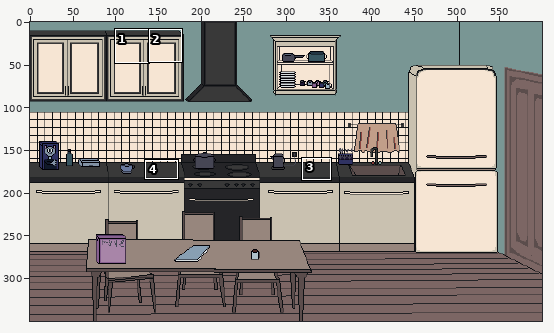
Pixel-art file, stored at art_resources/backgrounds/Kitchen.aseprite. The first picture is a wide view before the edit; the outline marks the close-up.
Close-up. Before the edit:
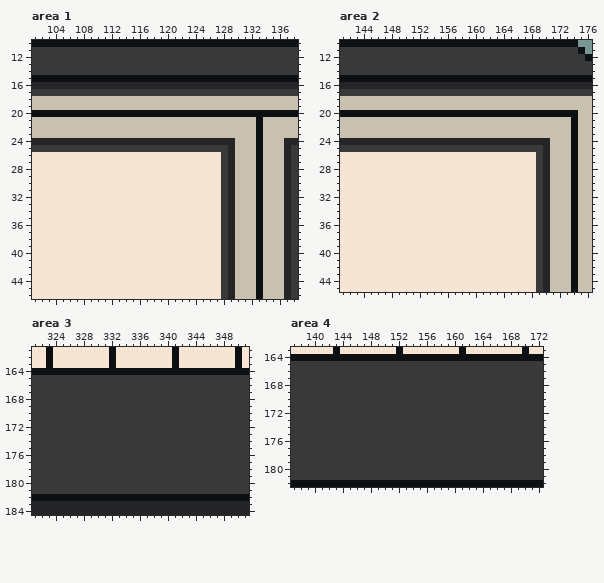
600x350 pixels, 1 frame. Colours within 5 levels of each other are drawn and written as one. Shown: area 1: x 101..138, y 10..46; area 2: x 141..176, y 10..45; area 3: x 321..351, y 161..184; area 4: x 137..172, y 163..182. The commit also changed other parts of the picture, which this record leaves out.
The same view after the edit:
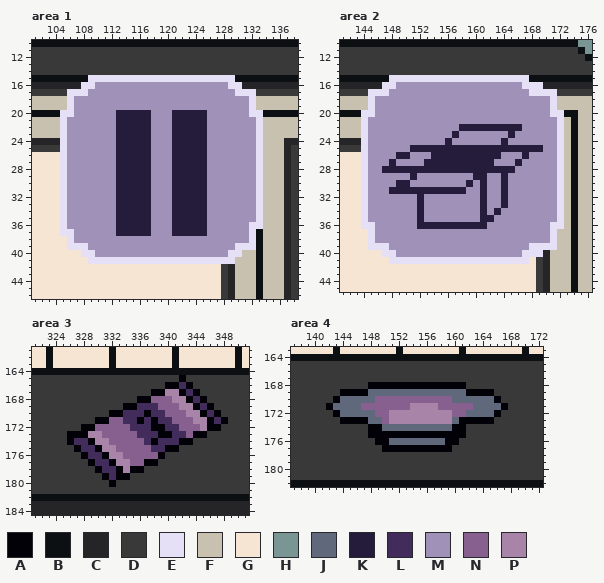
Palette (. is transparent): A #020107  B #0d1013  C #252528  D #393939  E #e5e0f6  F #c9c1b0  G #f6e5d3  H #799694  J #60697b  K #251c3c  L #422c5b  M #a091b8  N #876090  P #a885a8
From old to new:
layer "Завтрак" added
layer "Шоколадка" added
layer "Интерфейс" added
Area 1, layer "Интерфейс":
y 15: x 109..129 BBBBBBBBBBBBBBBBBBBBB -> EEEEEEEEEEEEEEEEEEEEE
y 16: x 108..130 CCCCCCCCCCCCCCCCCCCCCCC -> EEMMMMMMMMMMMMMMMMMMMEE
y 17: x 106..132 DDDDDDDDDDDDDDDDDDDDDDDDDDD -> EEEMMMMMMMMMMMMMMMMMMMMMEEE
y 18..19: x 106..132 FFFFFFFFFFFFFFFFFFFFFFFFFFF -> EMMMMMMMMMMMMMMMMMMMMMMMMME
y 20: x 105..133 BBBBBBBBBBBBBBBBBBBBBBBBBBBBB -> EEMMMMMMKKKKKMMMKKKKKMMMMMMEE
y 21..23: x 105..133 FFFFFFFFFFFFFFFFFFFFFFFFFFFFB -> EMMMMMMMKKKKKMMMKKKKKMMMMMMME
y 24: x 105..133 CCCCCCCCCCCCCCCCCCCCCCCCCFFFB -> EMMMMMMMKKKKKMMMKKKKKMMMMMMME
y 25: x 105..133 DDDDDDDDDDDDDDDDDDDDDDDDCFFFB -> EMMMMMMMKKKKKMMMKKKKKMMMMMMME
y 26..35: x 105..133 GGGGGGGGGGGGGGGGGGGGGGGDCFFFB -> EMMMMMMMKKKKKMMMKKKKKMMMMMMME
y 36: x 105..133 GGGGGGGGGGGGGGGGGGGGGGGDCFFFB -> EMMMMMMMKKKKKMMMKKKKKMMMMMMEE
y 37: x 105..132 GGGGGGGGGGGGGGGGGGGGGGGDCFFF -> EEMMMMMMKKKKKMMMKKKKKMMMMMME
y 38: x 106..132 GGGGGGGGGGGGGGGGGGGGGGDCFFF -> EMMMMMMMMMMMMMMMMMMMMMMMMME
y 39: x 106..132 GGGGGGGGGGGGGGGGGGGGGGDCFFF -> EEEMMMMMMMMMMMMMMMMMMMMMEEE
y 40: x 108..130 GGGGGGGGGGGGGGGGGGGGDCF -> EEMMMMMMMMMMMMMMMMMMMEE
y 41: x 109..129 GGGGGGGGGGGGGGGGGGGDC -> EEEEEEEEEEEEEEEEEEEEE
Area 2, layer "Интерфейс":
y 15: x 148..167 BBBBBBBBBBBBBBBBBBBB -> EEEEEEEEEEEEEEEEEEEE
y 16: x 147..169 CCCCCCCCCCCCCCCCCCCCCCC -> EEMMMMMMMMMMMMMMMMMMEEE
y 17: x 145..171 DDDDDDDDDDDDDDDDDDDDDDDDDDD -> EEEMMMMMMMMMMMMMMMMMMMMEEEE
y 18..19: x 145..171 FFFFFFFFFFFFFFFFFFFFFFFFFFF -> EMMMMMMMMMMMMMMMMMMMMMMMMME
y 20: x 144..172 BBBBBBBBBBBBBBBBBBBBBBBBBBBBB -> EEMMMMMMMMMMMMMMMMMMMMMMMMMEE
y 21: x 144..172 FFFFFFFFFFFFFFFFFFFFFFFFFFFFF -> EMMMMMMMMMMMMMMMMMMMMMMMMMMME
y 22: x 144..172 FFFFFFFFFFFFFFFFFFFFFFFFFFFFF -> EMMMMMMMMMMMMMKKKKKKKKKMMMMME
y 23: x 144..172 FFFFFFFFFFFFFFFFFFFFFFFFFFFFF -> EMMMMMMMMMMMMKMMMMMMMKMMMMMME
y 24: x 144..172 CCCCCCCCCCCCCCCCCCCCCCCCCCCFF -> EMMMMMMMMMMMKMMMMMMMKMMMMMMME
y 25: x 144..172 DDDDDDDDDDDDDDDDDDDDDDDDDDCFF -> EMMMMMMKKKKKKKKKKKKKKKKKKKMME
y 26: x 144..172 GGGGGGGGGGGGGGGGGGGGGGGGGDCFF -> EMMMMKKMMMKKKKKKKKKKMMMKMMMME
y 27: x 144..172 GGGGGGGGGGGGGGGGGGGGGGGGGDCFF -> EMMMKMMMMKKKKKKKKKKMMMKMMMMME
y 28: x 144..172 GGGGGGGGGGGGGGGGGGGGGGGGGDCFF -> EMMKKKKKKKKKKKKKKKKKKKMMMMMME
y 29: x 144..172 GGGGGGGGGGGGGGGGGGGGGGGGGDCFF -> EMMMMMMKMMMMMMMMKKMMKMMMMMMME
y 30: x 144..172 GGGGGGGGGGGGGGGGGGGGGGGGGDCFF -> EMMMMKKMMMMMMMMKMKMMKMMMMMMME
y 31: x 144..172 GGGGGGGGGGGGGGGGGGGGGGGGGDCFF -> EMMMKKKKKKKKKKKMMKMMKMMMMMMME
y 32..33: x 144..172 GGGGGGGGGGGGGGGGGGGGGGGGGDCFF -> EMMMMMMMKMMMMMMMMKMMKMMMMMMME
y 34: x 144..172 GGGGGGGGGGGGGGGGGGGGGGGGGDCFF -> EMMMMMMMKMMMMMMMMKMKMMMMMMMME
y 35: x 144..172 GGGGGGGGGGGGGGGGGGGGGGGGGDCFF -> EMMMMMMMKMMMMMMMMKKMMMMMMMMME
y 36: x 144..172 GGGGGGGGGGGGGGGGGGGGGGGGGDCFF -> EEMMMMMMKKKKKKKKKKMMMMMMMMMEE
y 37..38: x 145..171 GGGGGGGGGGGGGGGGGGGGGGGGDCF -> EMMMMMMMMMMMMMMMMMMMMMMMMME
y 39: x 145..171 GGGGGGGGGGGGGGGGGGGGGGGGDCF -> EEEMMMMMMMMMMMMMMMMMMMMEEEE
y 40: x 147..169 GGGGGGGGGGGGGGGGGGGGGGD -> EEMMMMMMMMMMMMMMMMMMEEE
y 41: x 148..167 GGGGGGGGGGGGGGGGGGGG -> EEEEEEEEEEEEEEEEEEEE
Area 3, layer "Шоколадка":
y 165: x 342 D -> A
y 166: x 340..343 DDDD -> AALA
y 167: x 338..344 DDDDDDD -> AAPPALA
y 168: x 336..345 DDDDDDDDDD -> AANNNPPALA
y 169: x 334..346 DDDDDDDDDDDDD -> AALLLNNNPPALA
y 170: x 332..347 DDDDDDDDDDDDDDDD -> AALLLALLNNNPPALA
y 171: x 330..348 DDDDDDDDDDDDDDDDDDD -> AANNLLALALLNNNPPALA
y 172: x 328..347 DDDDDDDDDDDDDDDDDDDD -> AANNNNNLLLAALLNNNPAA
y 173: x 326..345 DDDDDDDDDDDDDDDDDDDD -> AAAPPNNNNNLLLAALLNAA
y 174: x 326..343 DDDDDDDDDDDDDDDDDD -> ALLAPPNNNNNLALLLAA
y 175: x 327..341 DDDDDDDDDDDDDDD -> ALLAPPNNNNNLLAA
y 176: x 328..339 DDDDDDDDDDDD -> ALLAPPNNNNNA
y 177: x 329..338 DDDDDDDDDD -> ALLAPPNNAA
y 178: x 330..336 DDDDDDD -> ALLAPAA
y 179: x 331..334 DDDD -> ALAA
y 180: x 332 D -> A
Area 4, layer "Завтрак":
y 168: x 148..161 DDDDDDDDDDDDDD -> AAAAAAAAAAAAAA
y 169: x 144..165 DDDDDDDDDDDDDDDDDDDDDD -> AAAAJJJJJJJJJJJJJJAAAA
y 170: x 143..166 DDDDDDDDDDDDDDDDDDDDDDDD -> AJJJJJNNNNNNNNNNNJJJJJJA
y 171: x 142..167 DDDDDDDDDDDDDDDDDDDDDDDDDD -> AJJJJNNNNNNNPPPPNNNNNJJJJA
y 172: x 143..166 DDDDDDDDDDDDDDDDDDDDDDDD -> AJJJJJNNPPPPPPPPPNNJJJJA
y 173: x 144..165 DDDDDDDDDDDDDDDDDDDDDD -> AAAAJJNPPPPPPPPPJAAAAA
y 174: x 148..161 DDDDDDDDDDDDDD -> AAJJJJJJJJJJAA
y 175: x 148..161 DDDDDDDDDDDDDD -> AAAAAAAAAAAAAA
y 176: x 149..160 DDDDDDDDDDDD -> AAJJJJJJJJAA
y 177: x 150..159 DDDDDDDDDD -> AAAAAAAAAA
Pixel boxes of the changes (left, top, right, bottom) in both close-ups:
changed: (60, 75, 263, 264)
changed: (361, 75, 564, 264)
changed: (67, 375, 228, 487)
changed: (326, 382, 508, 452)
